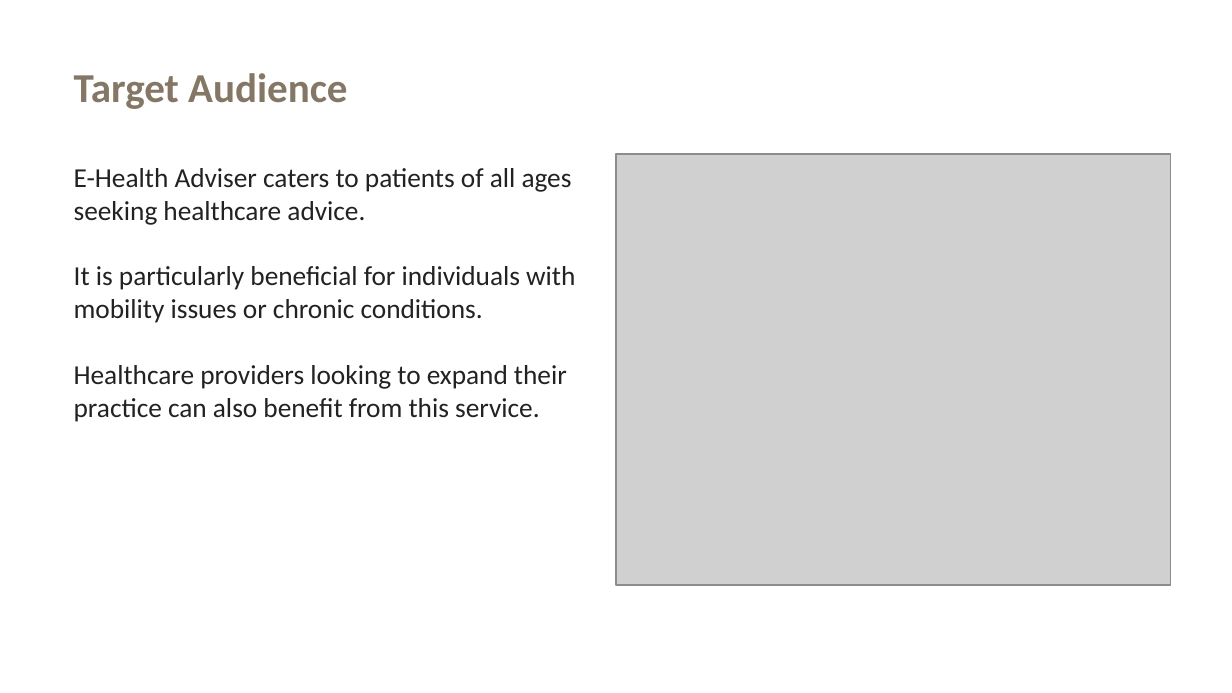
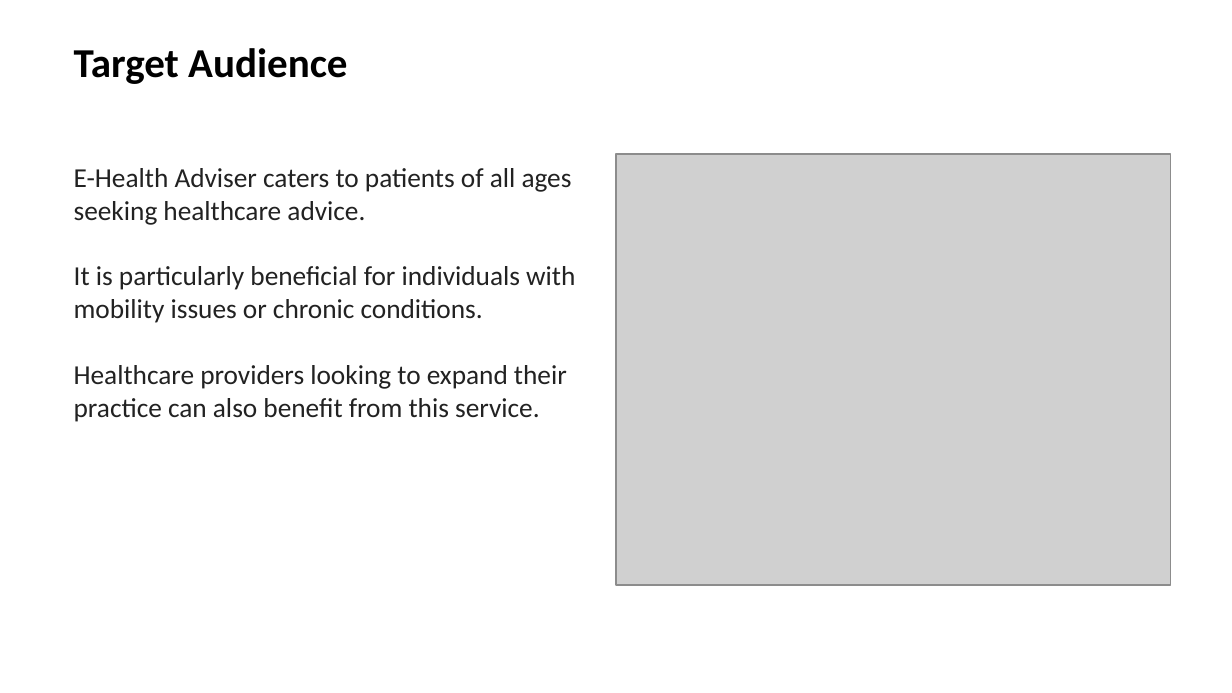
Before and after one commit to Mitheeledke/E-HealthMate, a slide deck: slide 6 of Health mate.pptx. Drawn at 1232x693 pixels with LibreOffice and Linux fonts; fonts in the diff are those of the drawing; grey boxes stand for pictures; background and template pictures are left out. Boxes give left, top, right and bottom in pixels: in the first picture for what was removed or moved away, otherwise in the second. Text is boxed around its words. In the diff, an @@ line names an element or a change of style, - is before the commit and + after.

```diff
--- a/Health mate.pptx
+++ b/Health mate.pptx
@@ text "Target Audience": place and size @@
-text "Target Audience" at (74, 73, 347, 109)
+text "Target Audience" at (74, 48, 347, 84)
@@ text "Target Audience" at (74, 48, 347, 84): text colour #857766 to #000000 @@
```
Also in this commit, not shown: 11 other slides changed, 23 other files.
